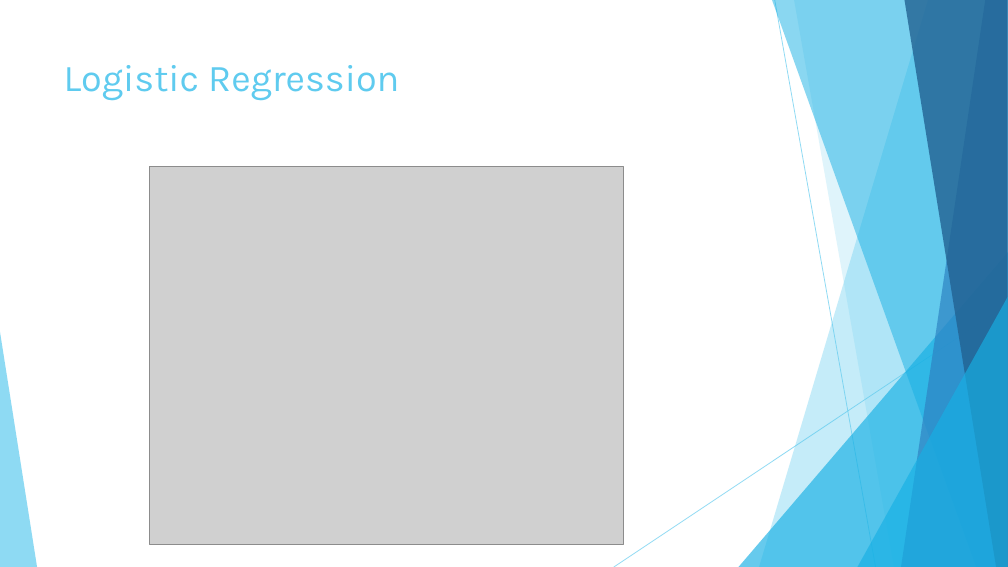
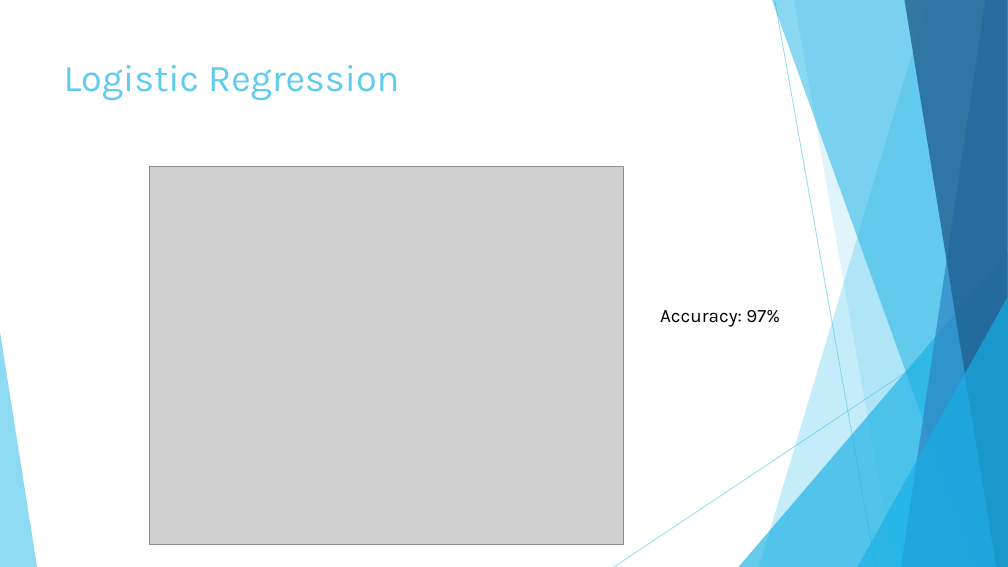
Before and after one commit to daniasalman6/Project-Data-Mining, a slide deck: slide 8 of Presentation/Final_Presentation.pptx (slide 7 before the commit). Drawn at 1008x567 pixels with LibreOffice and Linux fonts; fonts in the diff are those of the drawing; grey boxes stand for pictures. Boxes give left, top, right and bottom in pixels: in the first picture for what was removed or moved away, otherwise in the second. Text is boxed around its words. In the diff, an @@ line names an element or a change of style, - is before the commit and + after.

```diff
--- a/Presentation/Final_Presentation.pptx
+++ b/Presentation/Final_Presentation.pptx
@@ text added at box(660, 310, 780, 327), 18 pt, text #000000 @@
+Accuracy: 97%
```
Also in this commit, not shown: 3 other slides changed, 2 slides added, 1 slide removed, 1 other file.
